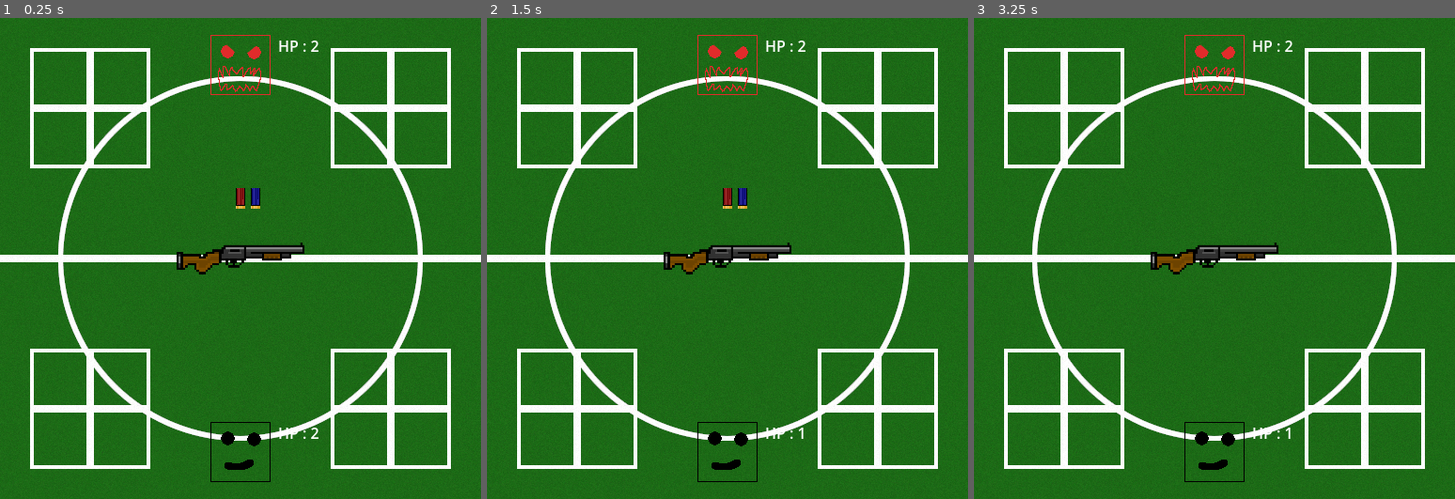
Above: before the commit, frames 1-3 (left to right).
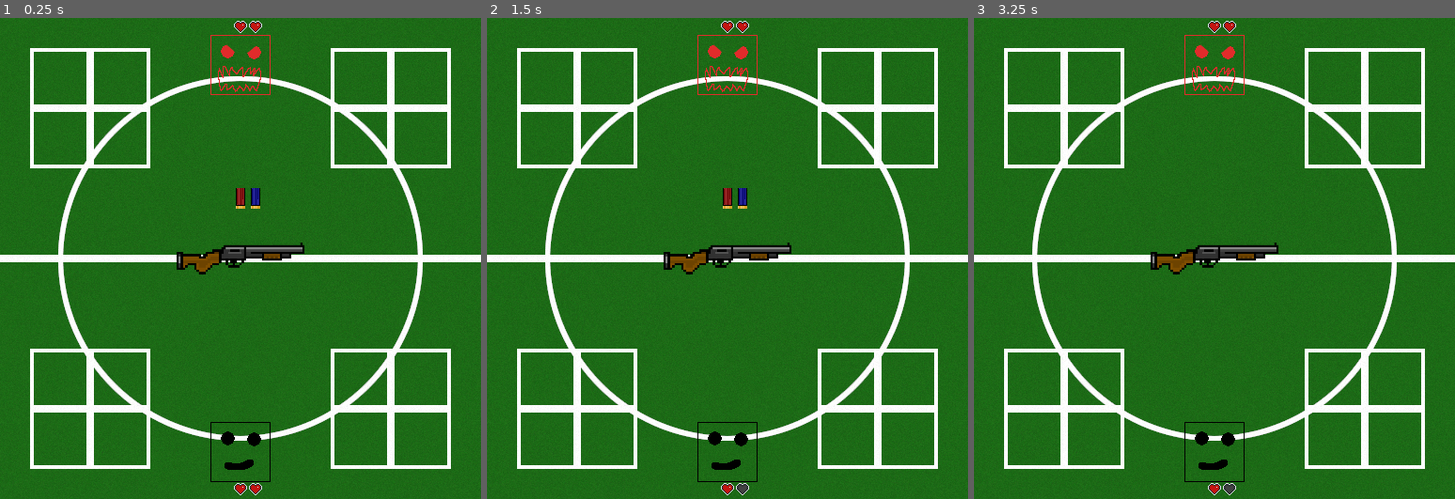
Above: after the commit, the same moments.

Repository: Silvester56/buckshotmiami
Game: Godot game, scene res://scenes/game.tscn
The game is run twice, just before and just after one commit, with the same random seed, the same clock (stepped at 60 frames per second) and the same inputs. This scene is started directly instead of the project's main scene.
Inputs (mouse positions are in pixels of both pictures, inside the frame that each line leads up to):
- Up to frame 1 (0.25 s): no input
- Up to frame 2 (1.5 s): tap Enter at 0.5 s; move the mouse to (727, 66) at 0.52 s; click (727, 66) at 0.67 s; tap Space at 1.25 s; move the mouse to (727, 450) at 1.27 s; click (727, 450) at 1.42 s
- Up to frame 3 (3.25 s): tap Enter at 2 s; move the mouse to (1262, 152) at 2.02 s; click (1262, 152) at 2.17 s; tap Space at 2.75 s; move the mouse to (1190, 354) at 2.77 s; click (1190, 354) at 2.92 s

The runs differ from the first frame. In frame 1, 0.3% of the frame differs, in the area x 48-67%, y 0-100%; in frame 2, 0.3%; in frame 3, 0.3%.

Commit message:
Display character health with hearts

Diff:
--- a/scenes/character.tscn
+++ b/scenes/character.tscn
@@ -2,6 +2,7 @@
 
 [ext_resource type="Texture2D" uid="uid://c6rqfn13lc87v" path="res://assets/characters.png" id="1_agfs1"]
 [ext_resource type="Script" uid="uid://6qa7cywby3kd" path="res://scripts/character.gd" id="2_rkhd4"]
+[ext_resource type="PackedScene" uid="uid://b3tg3ebj4c2er" path="res://scenes/heart.tscn" id="3_lrhn5"]
 
 [sub_resource type="RectangleShape2D" id="RectangleShape2D_lrhn5"]
 size = Vector2(64, 64)
@@ -11,15 +12,13 @@
 hframes = 2
 vframes = 2
 script = ExtResource("2_rkhd4")
+Heart = ExtResource("3_lrhn5")
 
 [node name="CharacterArea" type="Area2D" parent="." unique_id=1239910085]
 
 [node name="CharacterCollision" type="CollisionShape2D" parent="CharacterArea" unique_id=2036352067]
 shape = SubResource("RectangleShape2D_lrhn5")
 
-[node name="Health" type="Label" parent="." unique_id=848445676]
-offset_left = 40.0
-offset_top = -32.0
-offset_right = 168.0
+[node name="Health" type="Node2D" parent="." unique_id=269845002]
 
 [connection signal="input_event" from="CharacterArea" to="." method="_on_character_area_input_event"]
--- /dev/null
+++ b/scenes/heart.tscn
@@ -0,0 +1,9 @@
+[gd_scene format=3 uid="uid://b3tg3ebj4c2er"]
+
+[ext_resource type="Texture2D" uid="uid://347ef8ra57ga" path="res://assets/hearts.png" id="1_v30as"]
+[ext_resource type="Script" uid="uid://d0rbu6noe1u3a" path="res://scripts/heart.gd" id="2_ycbwg"]
+
+[node name="Heart" type="Sprite2D" unique_id=166227399]
+texture = ExtResource("1_v30as")
+hframes = 3
+script = ExtResource("2_ycbwg")
--- a/scripts/character.gd
+++ b/scripts/character.gd
@@ -1,6 +1,8 @@
 extends Sprite2D
 
 signal character_click
+
+@export var Heart: PackedScene
 
 var maxHealth: int
 var health: int
@@ -12,15 +14,29 @@
 	health = maxHealth
 	position.x = posX
 	position.y = posY
-	$Health.text = str("HP : ", health)
+	drawHealth()
 	if isPlayer:
 		frame = 0
+		$Health.position.y = 40
 	else:
 		frame = 2
+		$Health.position.y = -40
 
 func changeHealth(delta: int) -> void:
 	health = clampi(health + delta, 0, maxHealth)
-	$Health.text = str("HP : ", health)
+	drawHealth()
+
+func drawHealth() -> void:
+	for h in $Health.get_children():
+		h.queue_free()
+	for n in maxHealth:
+		var newHeart = Heart.instantiate()
+		if n + health < maxHealth:
+			newHeart.setProperties(0)
+		else:
+			newHeart.setProperties(1)
+		newHeart.position.x = (maxHealth - n - 1) * 16
+		$Health.add_child(newHeart)
 
 func _on_character_area_input_event(viewport: Node, event: InputEvent, shape_idx: int) -> void:
 	if event is InputEventMouseButton \
--- /dev/null
+++ b/scripts/heart.gd
@@ -0,0 +1,9 @@
+extends Sprite2D
+
+func setProperties(value: float) -> void:
+	if value == 0:
+		frame = 2
+	if value == 0.5:
+		frame = 1
+	if value == 1:
+		frame = 0
Binary file added: assets/hearts.png
Not shown, added: assets/hearts.png.import
Not shown, added: scripts/heart.gd.uid
